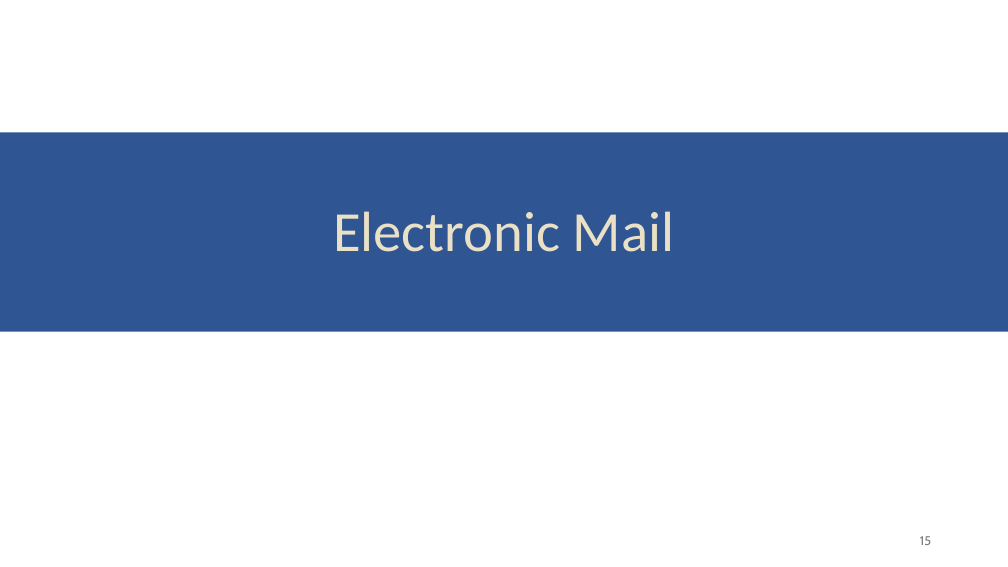
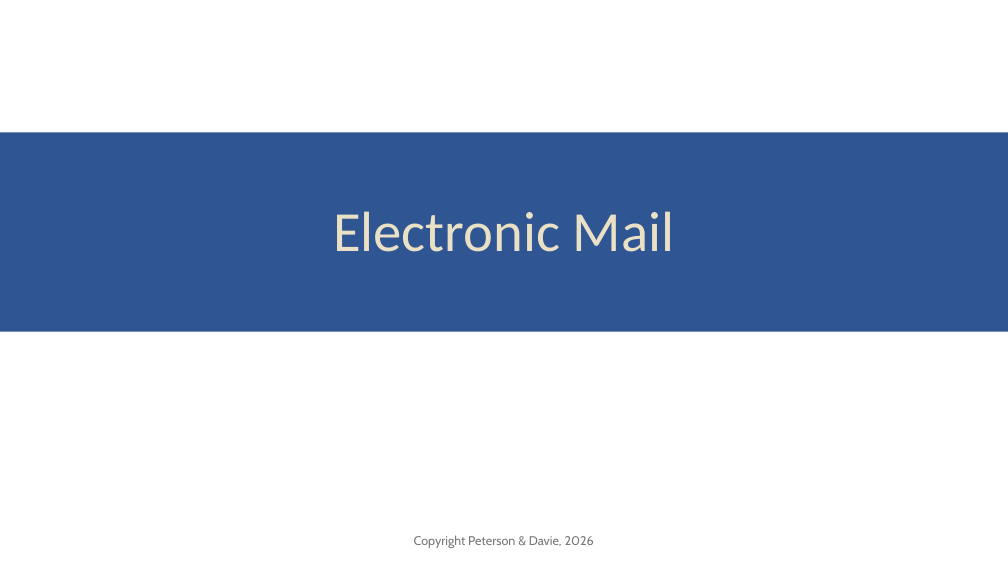
Before and after one commit to SystemsApproach/7E, a slide deck: slide 17 of resources/slides/02_applications.pptx (slide 15 before the commit). Drawn at 1008x567 pixels with LibreOffice and Linux fonts; fonts in the diff are those of the drawing. Boxes give left, top, right and bottom in pixels: in the first picture for what was removed or moved away, otherwise in the second. Text is boxed around its words. In the diff, an @@ line names an element or a change of style, - is before the commit and + after.

```diff
--- a/resources/slides/02_applications.pptx
+++ b/resources/slides/02_applications.pptx
@@ text added at [414, 535, 594, 548], 12 pt, text #797979 @@
+Copyright Peterson & Davie, 2026
@@ page number removed at [920, 536, 931, 545] @@
-15
```
Also in this commit, not shown: 20 other slides changed, 2 slides added.
